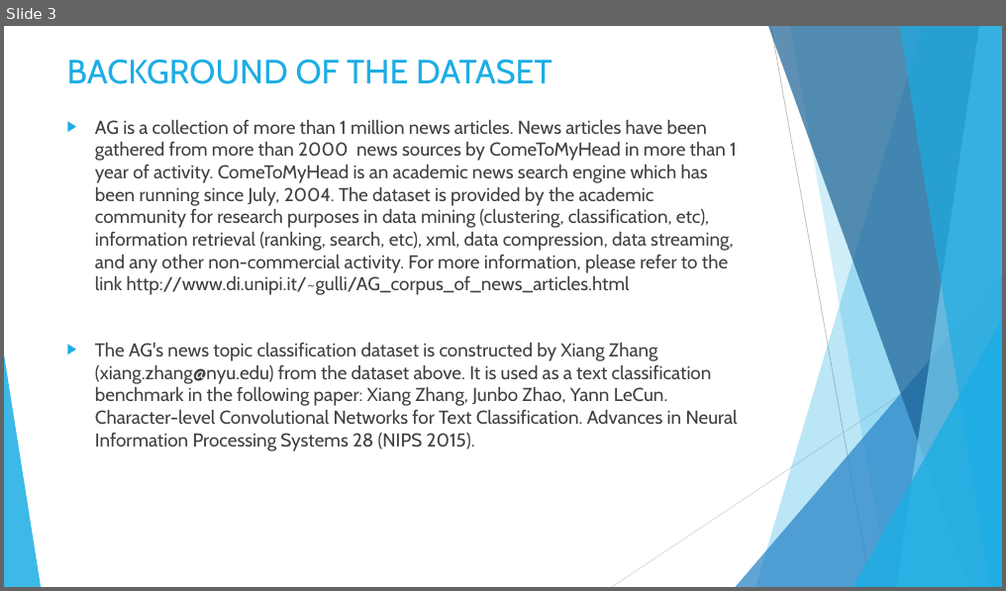
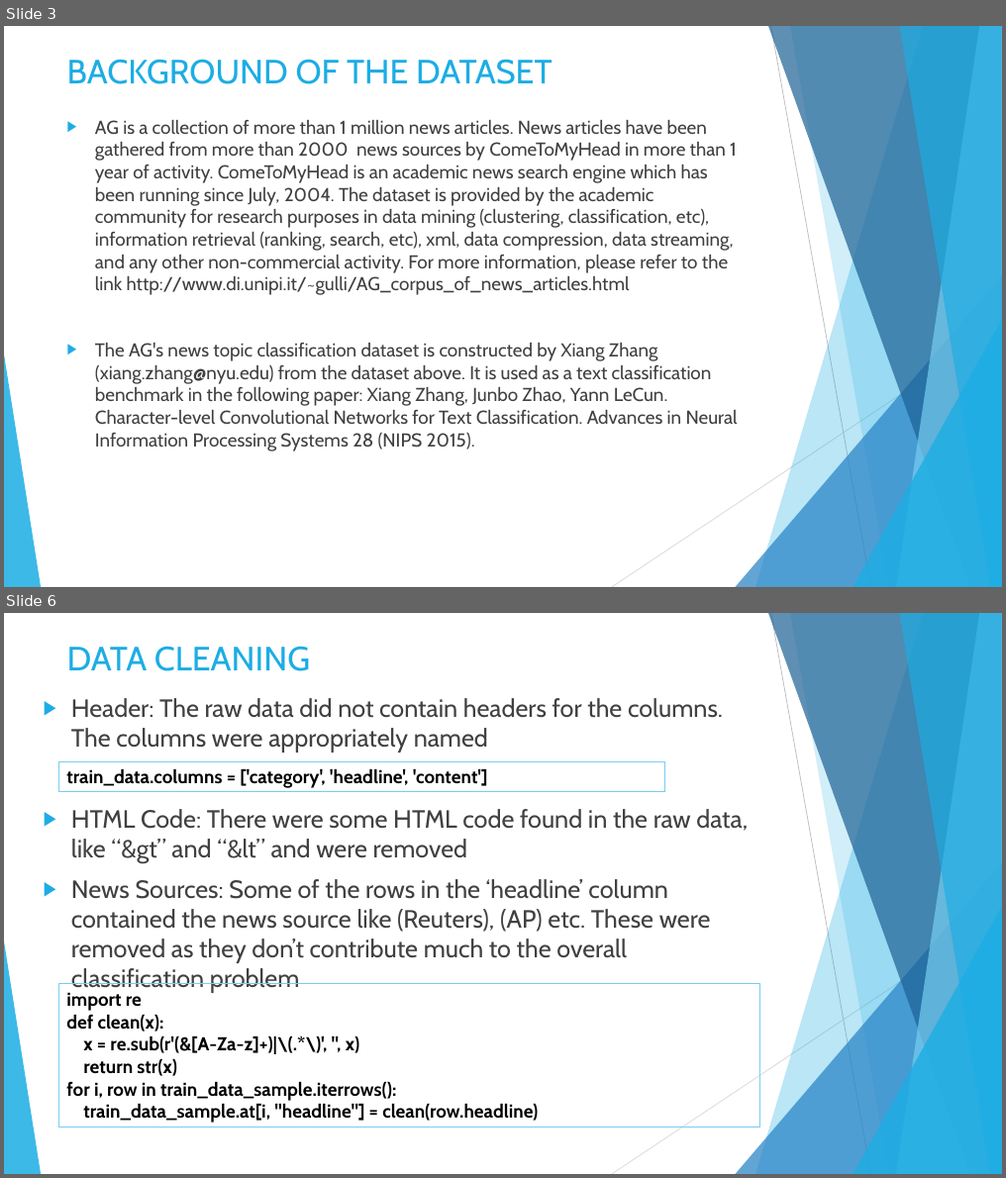
Before and after one commit to DataKnightsAI/Text-Classification-for-News-Summaries, a slide deck: CSML-1010-Group 20.pptx. Shown one above the other, each under a label of ours: slide 3 before the commit, slides 3 and 6 after it; the slides between them are not shown. The pictures are 1006x591 and 1006x1178 pixels, drawn with LibreOffice and Linux fonts; fonts in the diff are those of the drawing. Boxes give left, top, right and bottom in pixels: in the first picture for what was removed or moved away, otherwise in the second. Text is boxed around its words. In the diff, an @@ line names an element or a change of style, - is before the commit and + after.

```diff
--- a/CSML-1010-Group 20.pptx
+++ b/CSML-1010-Group 20.pptx
@@ slide 6 added at bbox=[4, 613, 1002, 1174], background #FFFFFF; not listed: 10 template elements that a slide beside it also shows @@
@@ title added at bbox=[67, 646, 310, 671], 32.4 pt, text #1CADE4 @@
+DATA CLEANING
@@ text added at bbox=[71, 698, 747, 993], 24 pt, text #404040 @@
+▶ Header: The raw data did not contain headers for the columns. The columns were appropriately named
+▶ HTML Code: There were some HTML code found in the raw data, like “&gt” and “&lt” and were removed
+▶ News Sources: Some of the rows in the ‘headline’ column contained the news source like (Reuters), (AP) etc. These were removed as they don’t contribute much to the overall classification problem
@@ rectangle added at bbox=[59, 761, 665, 792], outline #77CEEF 0.75 pt, 18 pt, text #000000, bold @@
+train_data.columns = ['category', 'headline', 'content']
@@ rectangle added at bbox=[59, 984, 760, 1128], outline #77CEEF 0.75 pt, 18 pt, text #000000, bold @@
+import re
+def clean(x):
+x = re.sub(r'(&[A-Za-z]+)|\(.*\)', '', x)
+return str(x)
+for i, row in train_data_sample.iterrows():
+train_data_sample.at[i, "headline"] = clean(row.headline)
```
Also in this commit, not shown: 1 slide changed, 7 other slides added, 6 other files.
